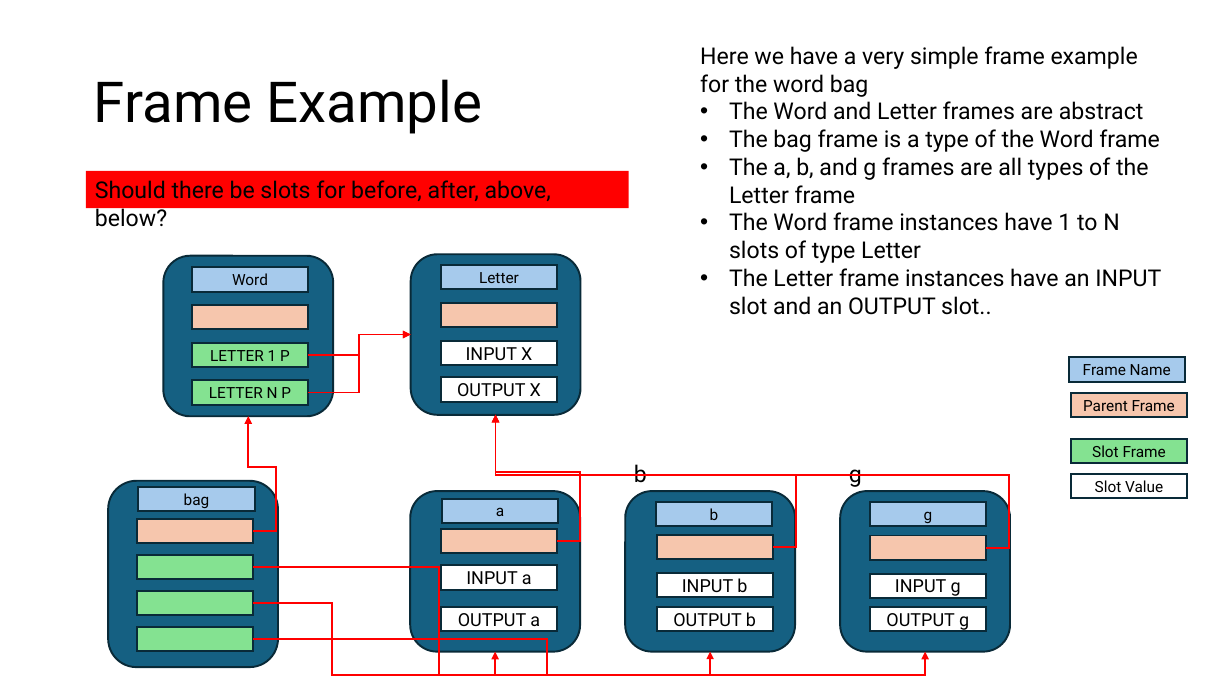
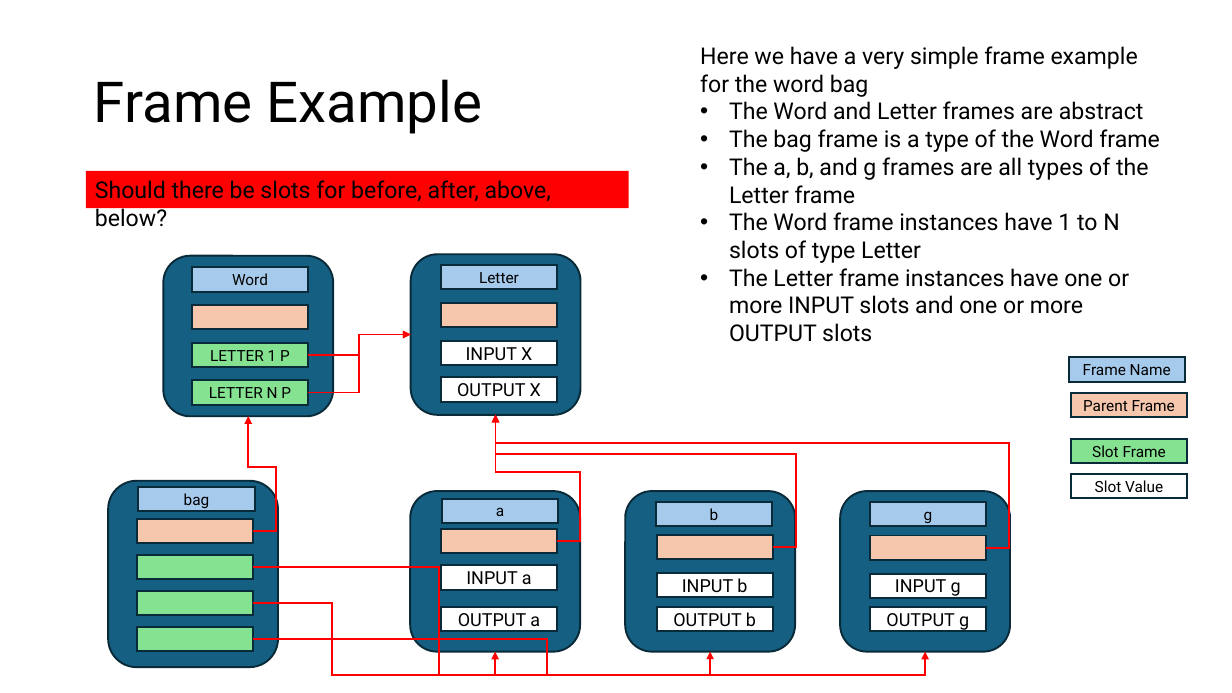
Before and after one commit to OwlSaver/GWU, a slide deck: slide 17 of Praxis/Identifying Inconsistencies and Incompleteness in Documents.pptx (slide 16 before the commit). Drawn at 1232x693 pixels with LibreOffice and Linux fonts; fonts in the diff are those of the drawing. Boxes give left, top, right and bottom in pixels: in the first picture for what was removed or moved away, otherwise in the second. Text is boxed around its words. In the diff, an @@ line names an element or a change of style, - is before the commit and + after.

Commit message:
Updates

```diff
--- a/Praxis/Identifying Inconsistencies and Incompleteness in Documents.pptx
+++ b/Praxis/Identifying Inconsistencies and Incompleteness in Documents.pptx
@@ text at <box>729,268,1129,342</box>: text changed @@
-• The Letter frame instances have an INPUT slot and an OUTPUT slot..
+• The Letter frame instances have one or more INPUT slots and one or more OUTPUT slots
@@ elbow arrow (773, 547) - (495, 415): route changed @@
@@ elbow arrow (986, 548) - (495, 415): route changed @@
@@ text removed at <box>634,464,647,483</box> @@
-b
@@ text removed at <box>849,469,862,487</box> @@
-g
```
Also in this commit, not shown: 1 other slide changed, 3 slides added.
